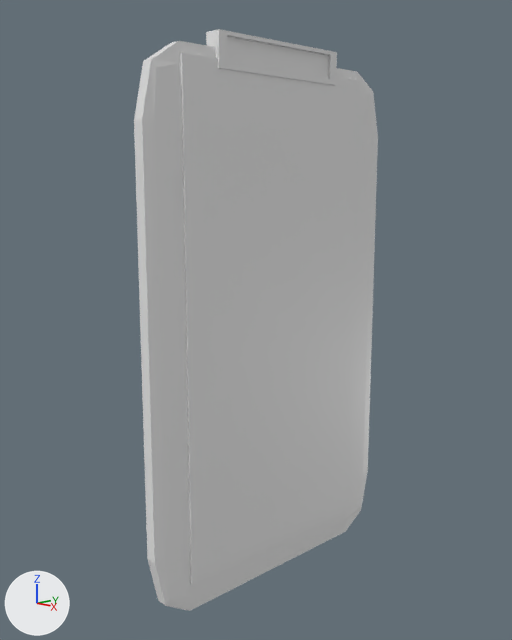
What one commit did to the Blender file clipboard.blend.
One viewpoint serves both versions: a camera (50 mm lens) standing at (5.83, -5.78, 4.63) and looking at (-0.13, -0.15, 3.09). The lights are fixed; the arrows at lower left show +X, +Y and +Z.

The scene before the commit, as lines of its bpy script (objects in view):
```python
me_cube = bpy.data.meshes.new('Cube')
me_cube.from_pydata(...)  # 658 vertices, 638 faces; spans x -0.09..0.13, y -1.81..1.81, z -0.04..6.17
me_cube.materials.append(mat_material)  # white #e7e7e7
ob_cube = bpy.data.objects.new('Cube', me_cube)
ob_cube.location = (0.0, 0.0, 0.0)
```
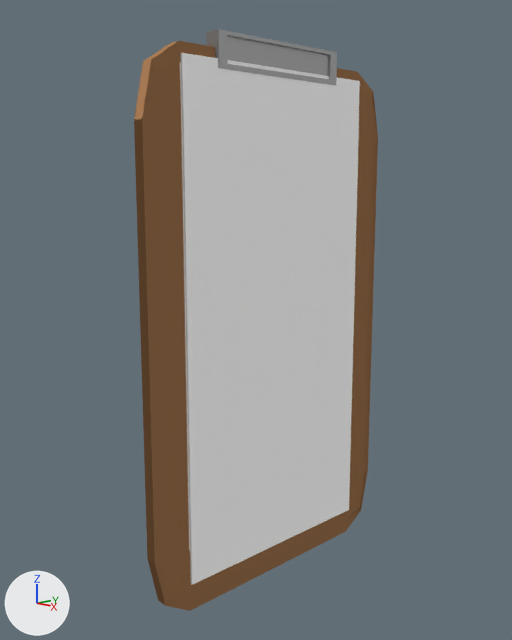
Commit message: updated clipboard

Boxes [x1, y1, x2, y2] around the edits, measured in the pictures (512 x 640 px):
'Cube', recoloured: [134, 29, 378, 611] in both

Diff of the bpy script that builds the scene:
```diff
--- a/clipboard.blend.py
+++ b/clipboard.blend.py
@@ img_clipboarduv_png @@
+img_clipboarduv_png = load_image('clipboardUV.png', 'clipboardUV.png', 1024, 1024, 'sRGB')
@@ mat_material_001 @@
+mat_material_001 = bpy.data.materials.new('Material.001')
+mat_material_001.use_nodes = True; mat_material_001.node_tree.nodes.clear()
+_N = mat_material_001.node_tree.nodes; _L = mat_material_001.node_tree.links
+n0 = _N.new('ShaderNodeOutputMaterial'); n0.name = 'Material Output'
+n1 = _N.new('ShaderNodeTexImage'); n1.name = 'Image Texture'
+n1.image = img_clipboarduv_png
+n2 = _N.new('ShaderNodeBsdfToon'); n2.name = 'Toon BSDF'
+_L.new(n2.outputs[0], n0.inputs[0])  # 'BSDF' to 'Surface'
+_L.new(n1.outputs[0], n2.inputs[0])  # 'Color' to 'Color'
@@ me_cube @@
 me_cube.from_pydata(...)  # 658 vertices, 638 faces; spans x -0.09..0.13, y -1.81..1.81, z -0.04..6.17
-me_cube.materials.append(mat_material)  # white #e7e7e7
+me_cube.materials.append(mat_material_001)
```
